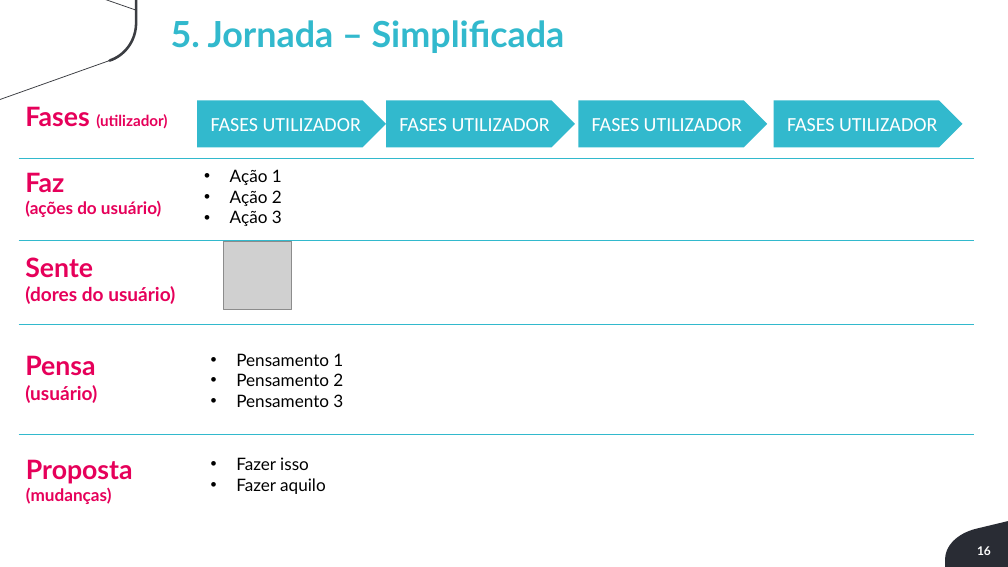
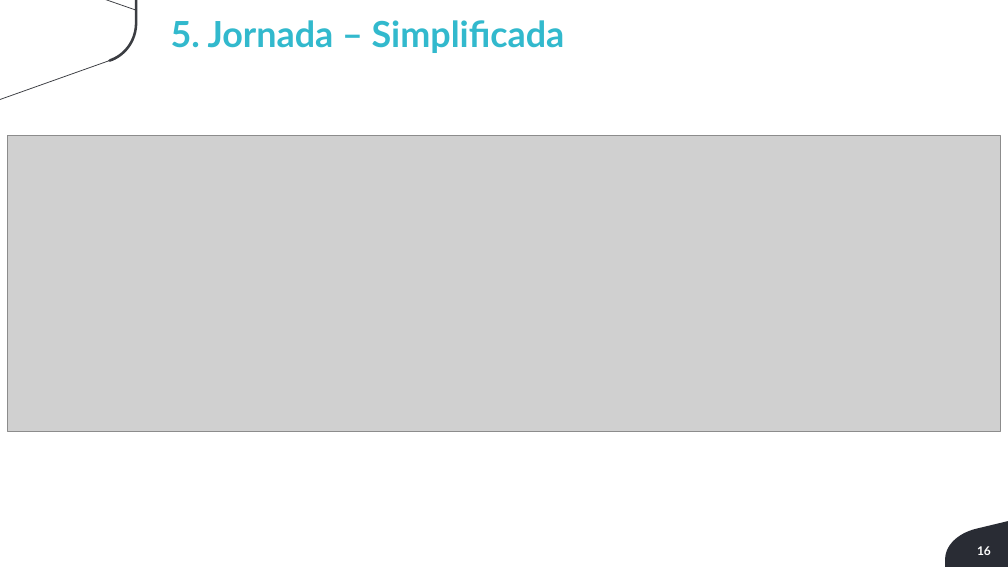
Before and after one commit to Luis-Silva80/grupo05-adsa, a slide deck: slide 16 of Documentação/EngenhariaDeSoftware/Sprint1-Engenharia-de-Software.pptx. Drawn at 1008x567 pixels with LibreOffice and Linux fonts; fonts in the diff are those of the drawing; grey boxes stand for pictures; background and template pictures are left out. Boxes give left, top, right and bottom in pixels: in the first picture for what was removed or moved away, otherwise in the second. Text is boxed around its words. In the diff, an @@ line names an element or a change of style, - is before the commit and + after.

```diff
--- a/Documentação/EngenhariaDeSoftware/Sprint1-Engenharia-de-Software.pptx
+++ b/Documentação/EngenhariaDeSoftware/Sprint1-Engenharia-de-Software.pptx
@@ text removed at <box>25,106,167,129</box> @@
-Fases (utilizador)
@@ pentagon arrow removed at <box>197,100,386,147</box> @@
-FASES UTILIZADOR
@@ pentagon arrow removed at <box>386,100,575,147</box> @@
-FASES UTILIZADOR
@@ pentagon arrow removed at <box>578,100,767,147</box> @@
-FASES UTILIZADOR
@@ pentagon arrow removed at <box>774,100,963,147</box> @@
-FASES UTILIZADOR
@@ picture added at <box>8,136,1000,431</box> @@
@@ line removed from (19, 158) to (974, 158) @@
@@ text removed at <box>25,172,161,217</box> @@
-Faz
-(ações do usuário)
@@ text removed at <box>230,169,282,226</box> @@
-• Ação 1
-• Ação 2
-• Ação 3
@@ line removed from (19, 241) to (974, 241) @@
@@ text removed at <box>25,257,175,304</box> @@
-Sente
-(dores do usuário)
@@ picture removed at <box>223,241,291,310</box> @@
@@ line removed from (19, 324) to (974, 324) @@
@@ text removed at <box>25,355,97,403</box> @@
-Pensa
-(usuário)
@@ text removed at <box>236,353,343,407</box> @@
-• Pensamento 1
-• Pensamento 2
-• Pensamento 3
@@ line removed from (19, 435) to (974, 435) @@
@@ text removed at <box>26,459,133,504</box> @@
-Proposta
-(mudanças)
@@ text removed at <box>236,457,326,494</box> @@
-• Fazer isso
-• Fazer aquilo
```
Also in this commit, not shown: 2 other slides changed.
